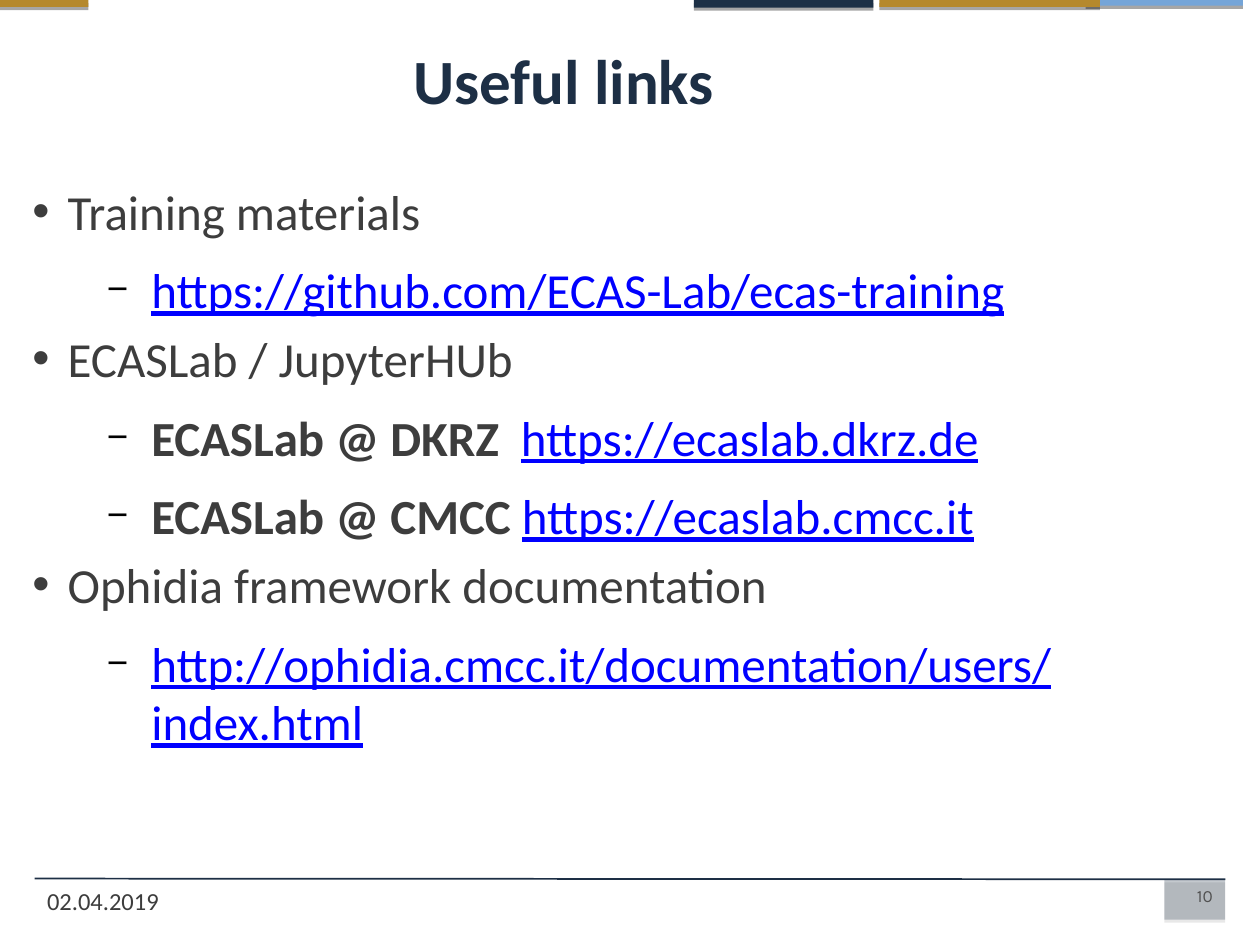
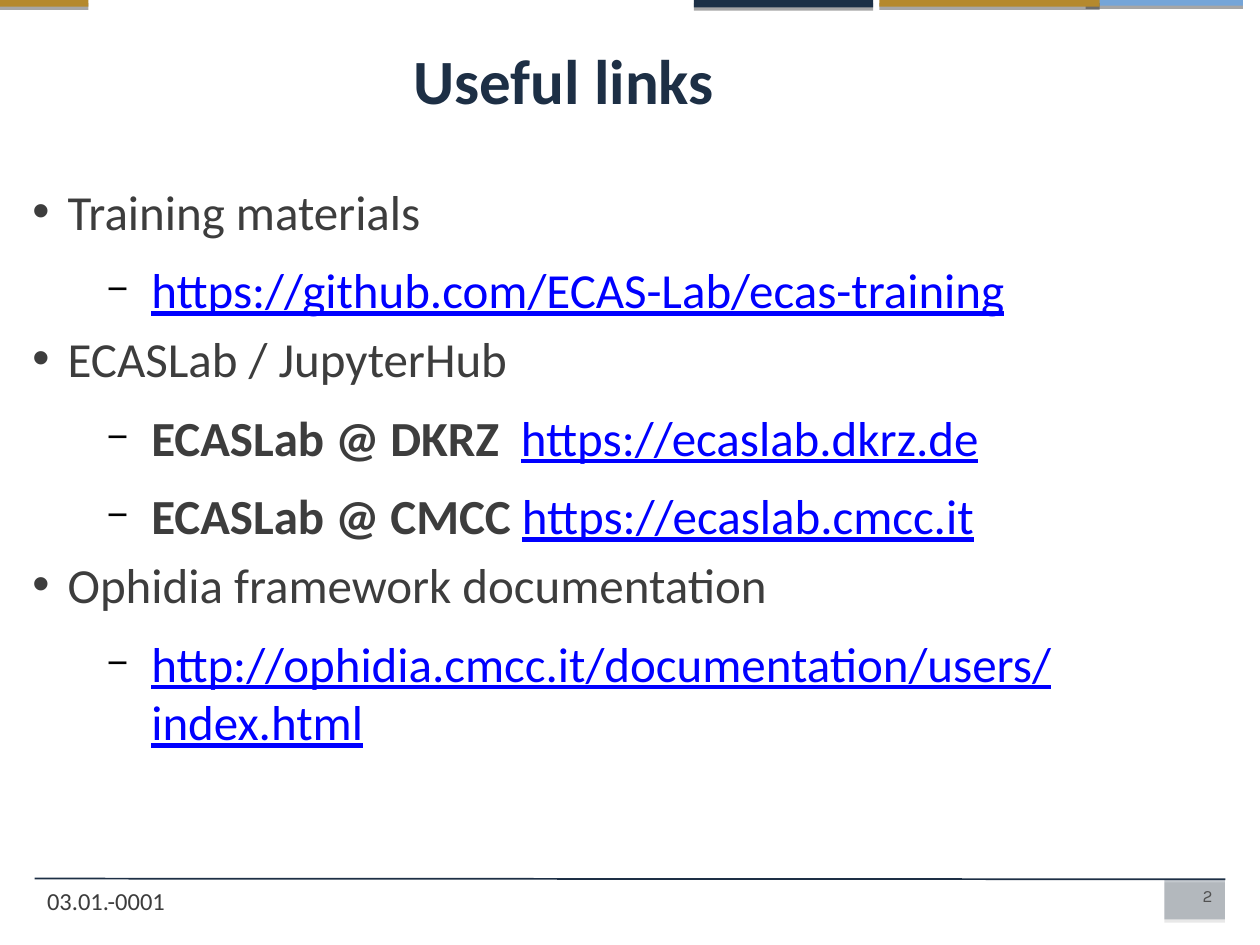
Before and after one commit to ECAS-Lab/ecas-training, a slide deck: slide 2 of egu_2019/slides/ecas_presentation_egu19.pptx (slide 10 before the commit). Drawn at 1260x945 pixels with LibreOffice and Linux fonts; fonts in the diff are those of the drawing; background and template pictures are left out. Boxes give left, top, right and bottom in pixels: in the first picture for what was removed or moved away, otherwise in the second. Text is boxed around its words. In the diff, an @@ line names an element or a change of style, - is before the commit and + after.

```diff
--- a/egu_2019/slides/ecas_presentation_egu19.pptx
+++ b/egu_2019/slides/ecas_presentation_egu19.pptx
@@ text at box(68, 343, 507, 385): text changed @@
-• ECASLab / JupyterHUb
+• ECASLab / JupyterHub
@@ text at box(47, 894, 165, 910): text changed @@
-02.04.2019
+03.01.-0001
@@ page number at box(1203, 891, 1213, 902): text changed @@
-10
+2
```
Also in this commit, not shown: 7 other slides changed, 3 slides added, 1 other file.
